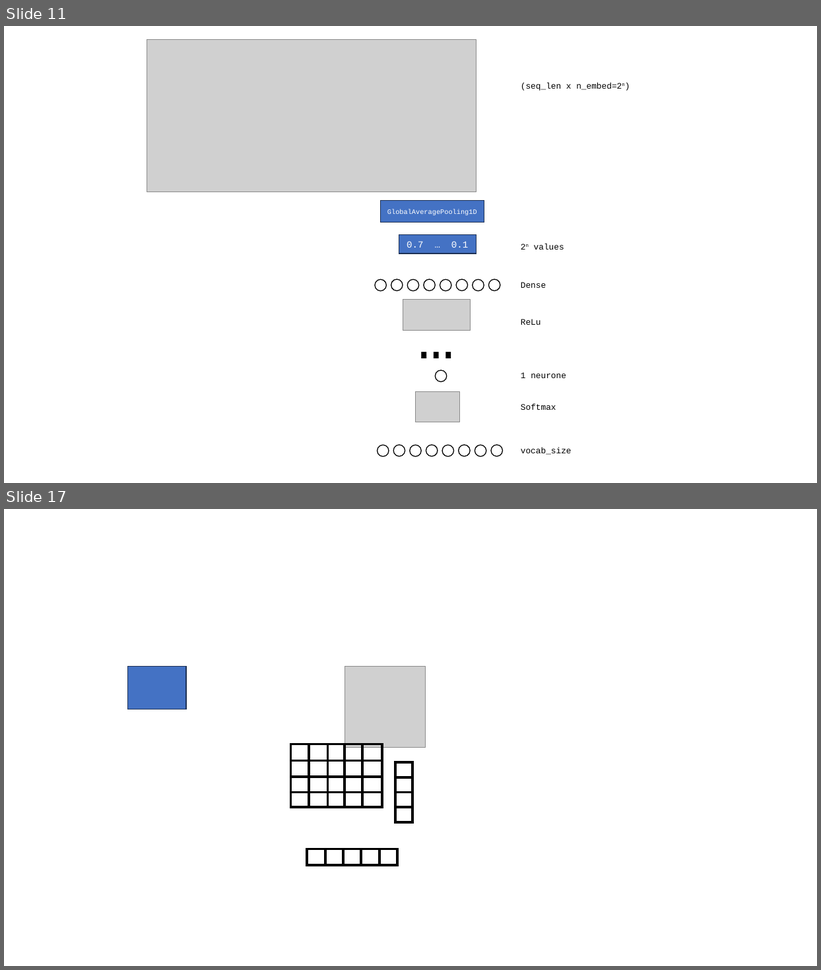
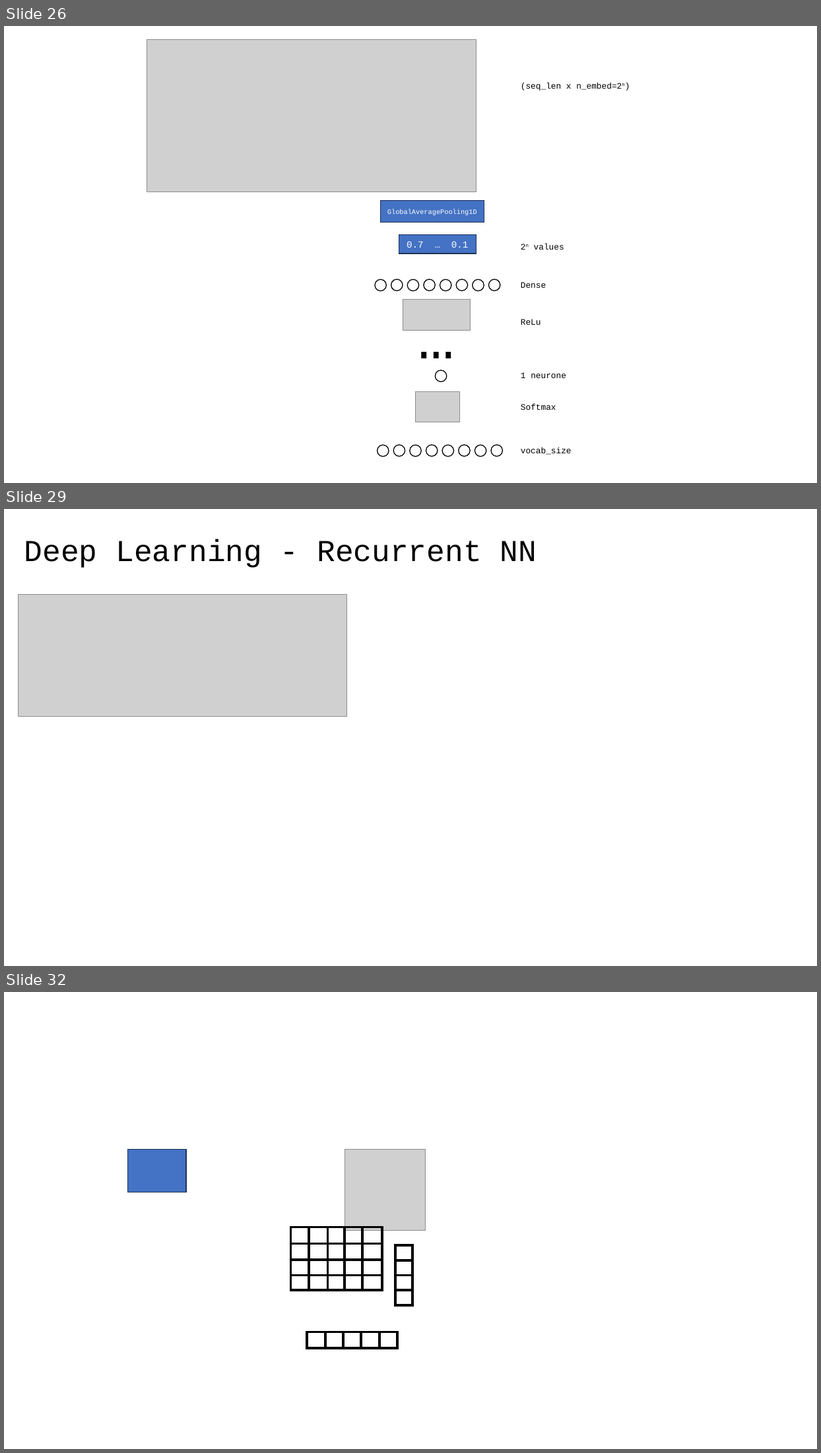
Before and after one commit to 40tude/fullstack_mars_2024, a slide deck: 12_assets/course_review.pptx. Shown one above the other, each under a label of ours: slides 11 and 17 before the commit, slides 26, 29 and 32 after it; the slides between them are not shown. The pictures are 821x970 and 821x1453 pixels, drawn with LibreOffice and Linux fonts; fonts in the diff are those of the drawing; grey boxes stand for pictures. Boxes give left, top, right and bottom in pixels: in the first picture for what was removed or moved away, otherwise in the second. Text is boxed around its words. In the diff, an @@ line names an element or a change of style, - is before the commit and + after.

```diff
--- a/12_assets/course_review.pptx
+++ b/12_assets/course_review.pptx
@@ slide 29 added at [4,509,817,966], background #FFFFFF @@
@@ title added at [24,539,537,568], 36 pt, text #000000 @@
+Deep Learning - Recurrent NN
@@ picture added at [18,595,347,717] @@
@@ what was slide 11 is now slide 26 @@
@@ what was slide 17 is now slide 32 @@
```
Also in this commit, not shown: 12 slides changed, 15 other slides added, 1 slide removed, 18 other files.
